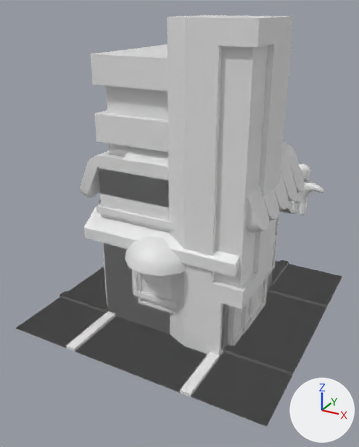
Renders of the FBX model Assets/Meshes/KIA_World.fbx from each side of a commit.
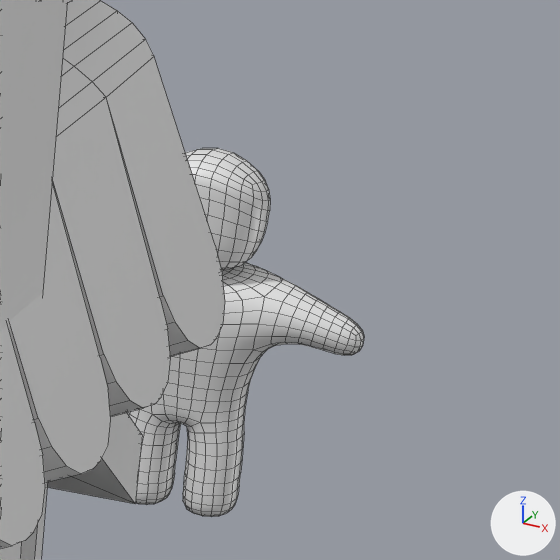
There are two pictures of each version: one whole from a camera (50 mm lens) standing at (3.21, -6.31, 4.49) and looking at (-0.9, 1.16, 0.75), one close up on the part from 76% to 98% of the width and 32% to 50% of the height. The axes (+X, +Y, +Z) are drawn at lower right. The lights are the same throughout. The close-ups show mesh edges as thin lines.

Names of what the first close-up shows: 'Home', 'Office', 'Player', 'Restaurant'.
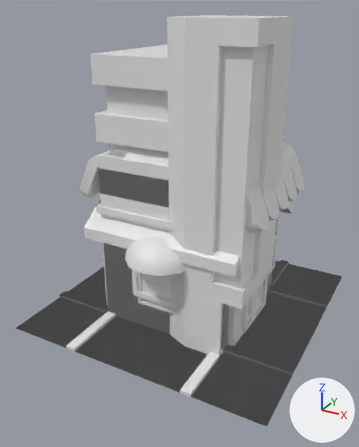
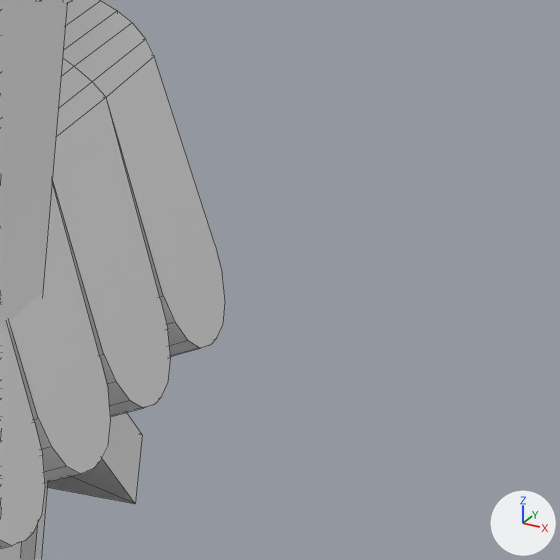
What differs and where, as boxes (x1, y1, x2, y2) in the close-ups (560 x 560 px):
'Player', moved (not visible afterwards): before (127, 148, 364, 517)

The edits, one by one:
Object 'Player' (ob_player) moves from (0.0, 6.185, 0.0) to (0.0, 0.0, 0.0).
